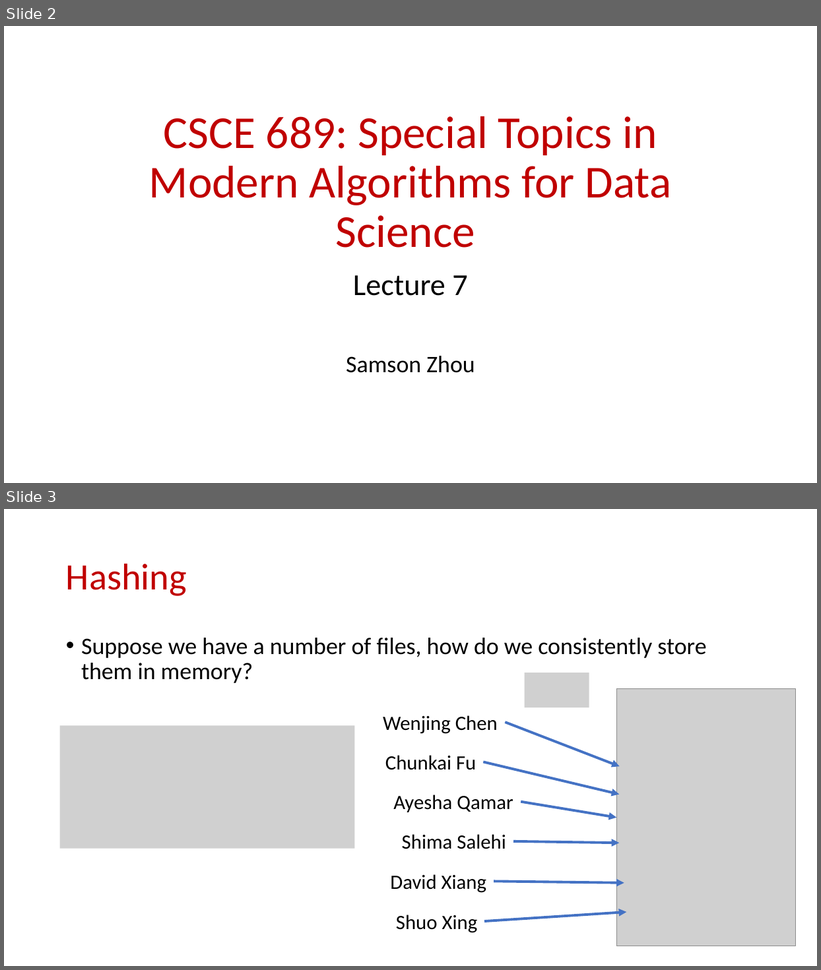
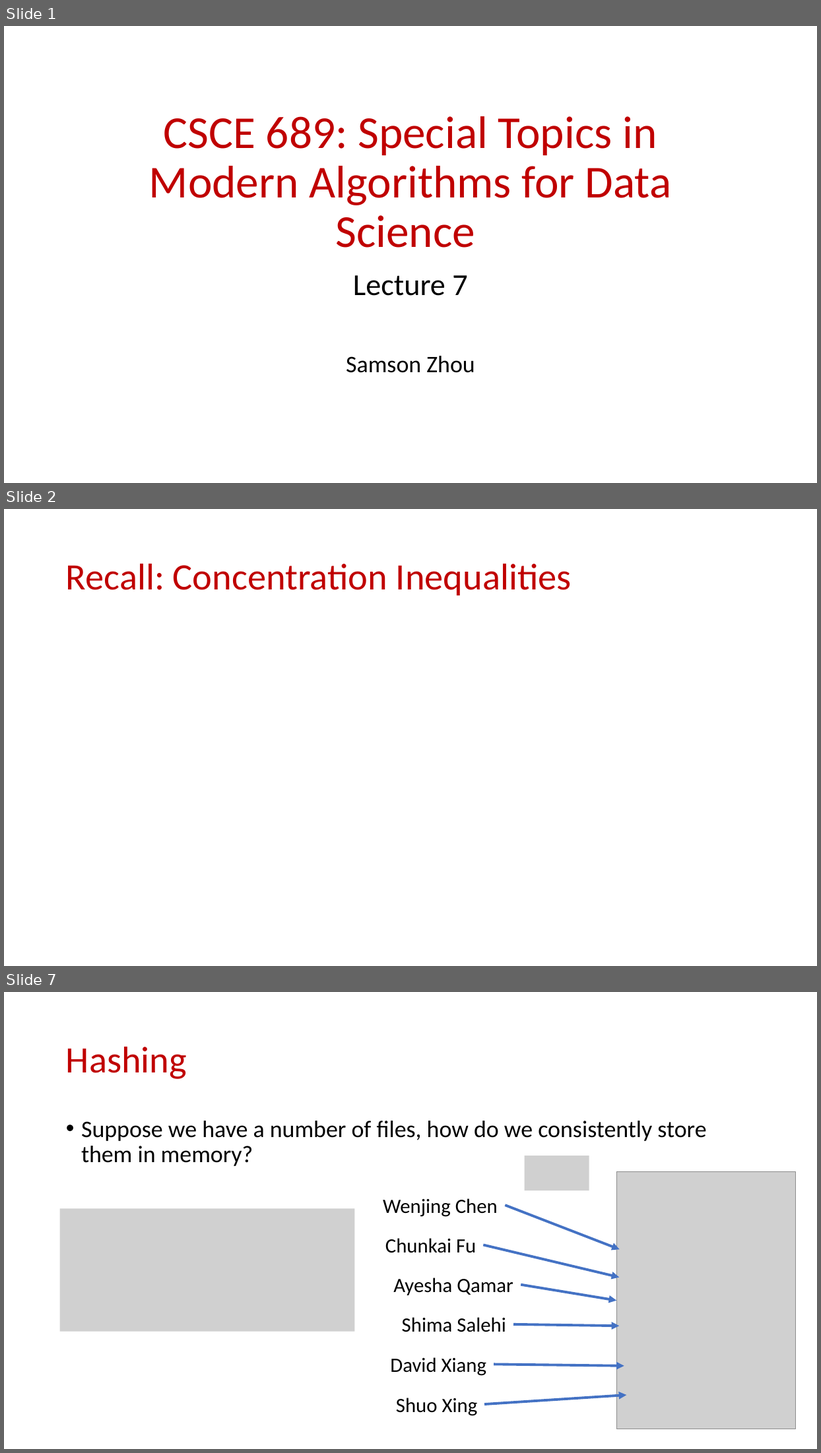
Before and after one commit to samsonzhou/samsonzhou.github.io, a slide deck: CSCE689-23/L7.pptx. Shown one above the other, each under a label of ours: slides 2 and 3 before the commit, slides 1, 2 and 7 after it; the slides between them are not shown. The pictures are 821x970 and 821x1453 pixels, drawn with LibreOffice and Linux fonts; fonts in the diff are those of the drawing; grey boxes stand for pictures. Boxes give left, top, right and bottom in pixels: in the first picture for what was removed or moved away, otherwise in the second. Text is boxed around its words. In the diff, an @@ line names an element or a change of style, - is before the commit and + after.

```diff
--- a/CSCE689-23/L7.pptx
+++ b/CSCE689-23/L7.pptx
@@ slide 2 added at bbox=[4, 509, 817, 966], background #FFFFFF @@
@@ title added at bbox=[66, 563, 572, 595], 44 pt, text #C00000 @@
+Recall: Concentration Inequalities
@@ what was slide 2 is now slide 1 @@
@@ what was slide 3 is now slide 7 @@
```
Also in this commit, not shown: 1 slide changed, 24 other slides added, 1 slide removed.
